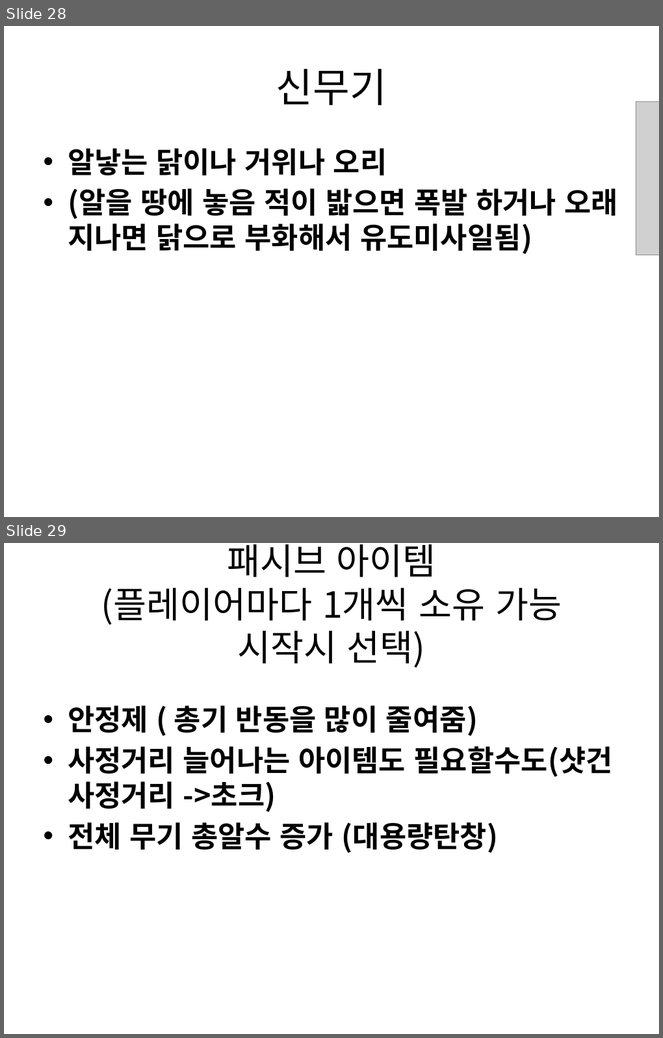
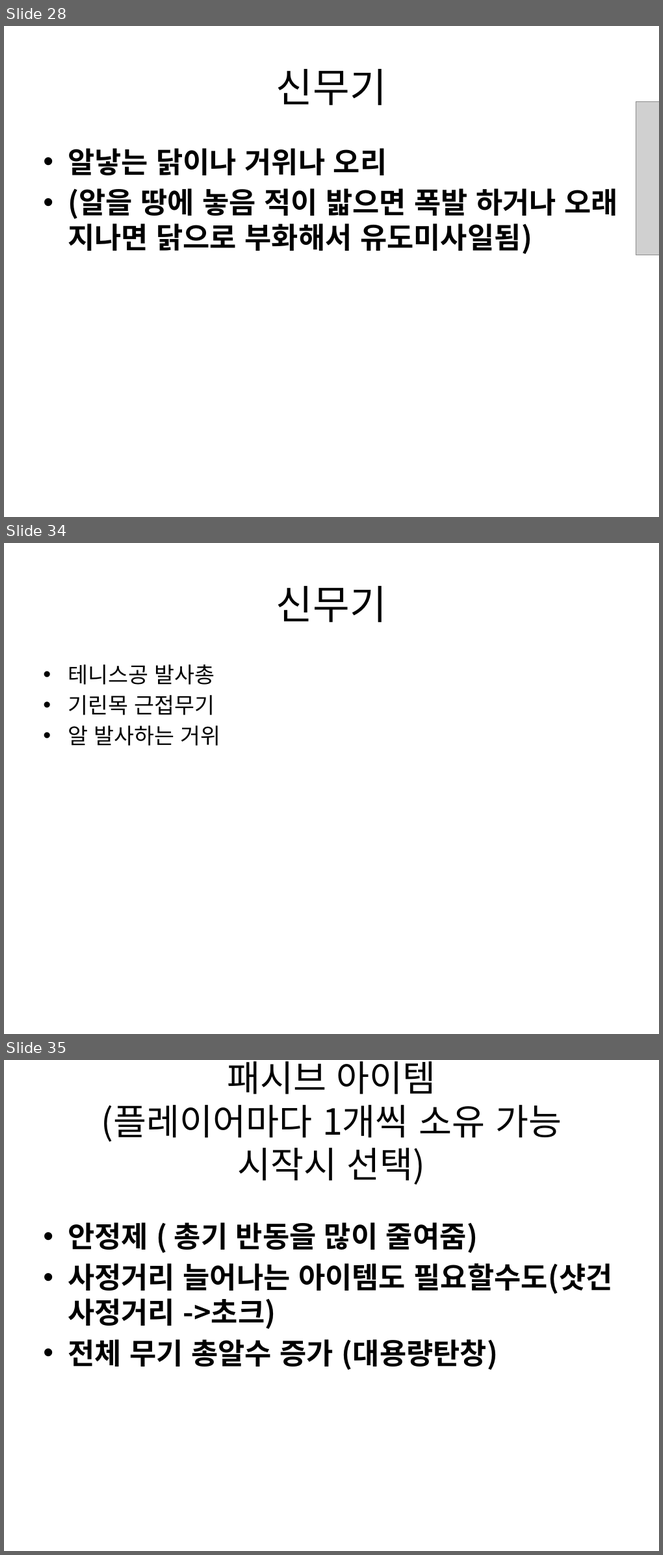
Before and after one commit to gkdlgndpdu/EscapeJail, a slide deck: EscapeJail/Assets/기획/스테이지1기획.pptx. Shown one above the other, each under a label of ours: slides 28 and 29 before the commit, slides 28, 34 and 35 after it; the slides between them are not shown. The pictures are 663x1038 and 663x1555 pixels, drawn with LibreOffice and Linux fonts; fonts in the diff are those of the drawing; grey boxes stand for pictures. Boxes give left, top, right and bottom in pixels: in the first picture for what was removed or moved away, otherwise in the second. Text is boxed around its words. In the diff, an @@ line names an element or a change of style, - is before the commit and + after.

```diff
--- a/EscapeJail/Assets/기획/스테이지1기획.pptx
+++ b/EscapeJail/Assets/기획/스테이지1기획.pptx
@@ slide 34 added at [4, 543, 659, 1034], background #FFFFFF @@
@@ title added at [276, 586, 387, 622], 44 pt, text #000000 @@
+신무기
@@ text added at [68, 665, 221, 746], 24 pt, text #000000 @@
+• 테니스공 발사총
+• 기린목 근접무기
+• 알 발사하는 거위
@@ what was slide 29 is now slide 35 @@
```
Also in this commit, not shown: 5 other slides added, 3 other files.
